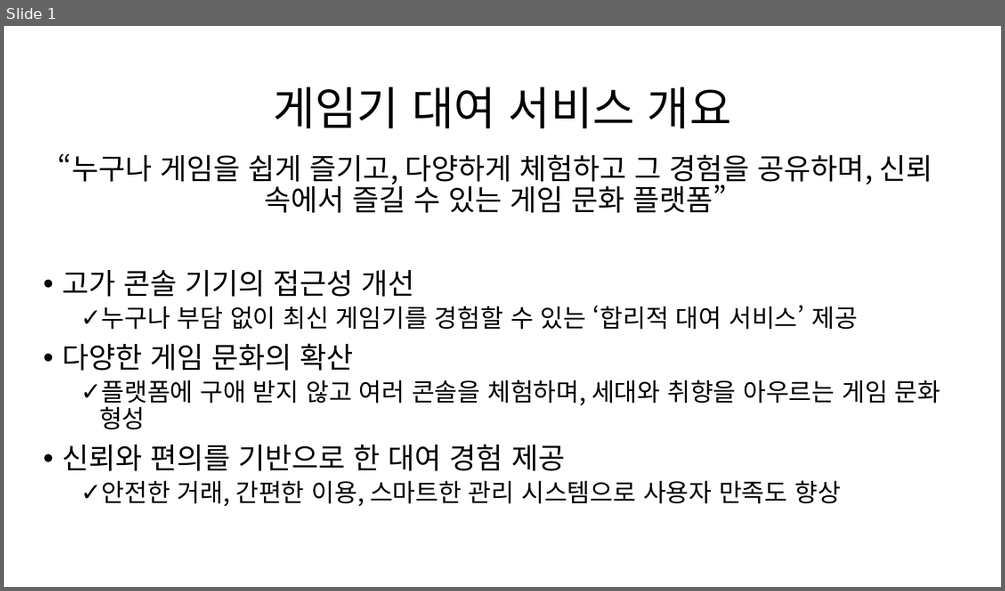
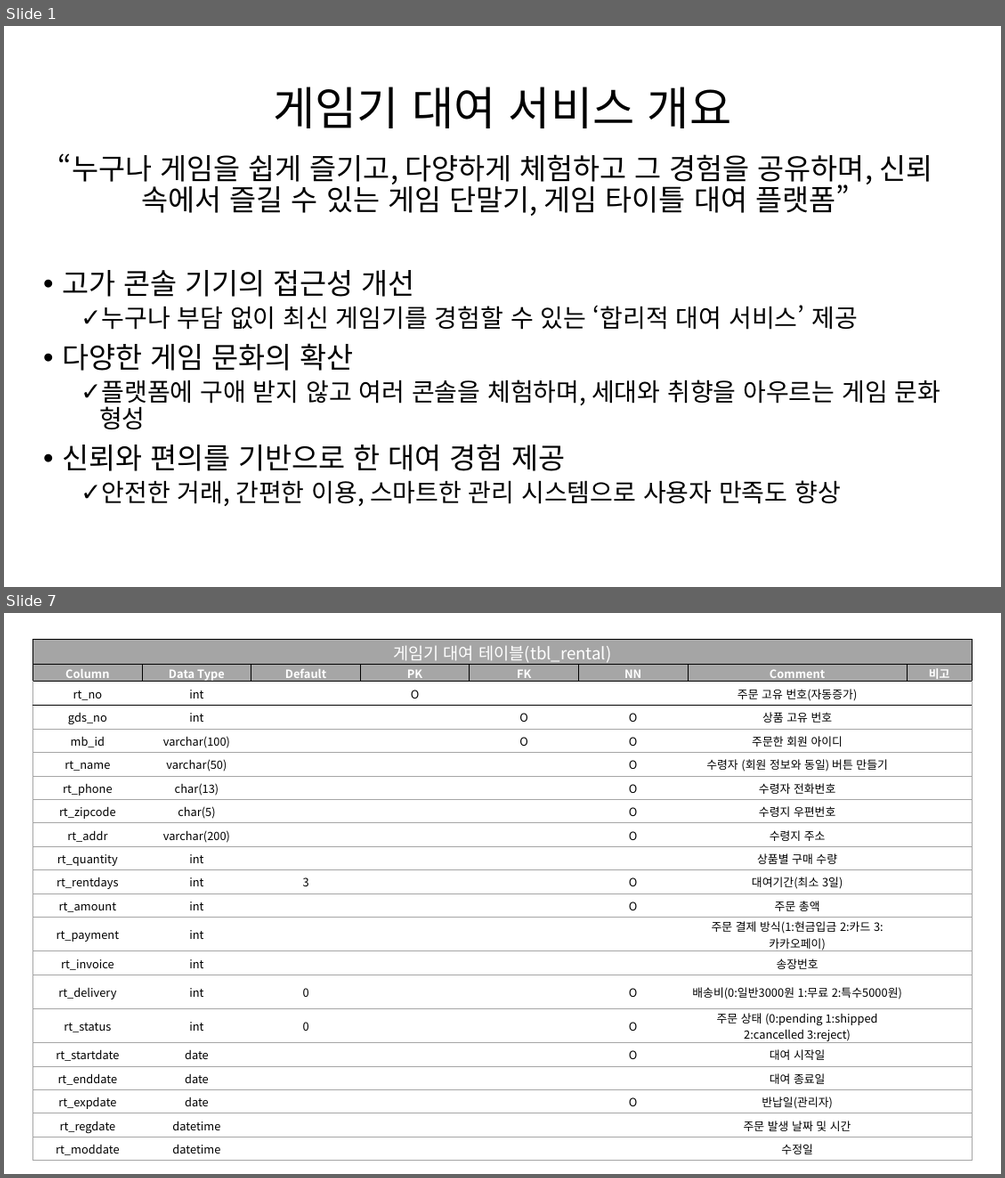
Before and after one commit to gamepex/project, a slide deck: 게임기 대여 서비스 설계도.pptx. Shown one above the other, each under a label of ours: slide 1 before the commit, slides 1 and 7 after it; the slides between them are not shown. The pictures are 1005x591 and 1005x1178 pixels, drawn with LibreOffice and Linux fonts; fonts in the diff are those of the drawing. Boxes give left, top, right and bottom in pixels: in the first picture for what was removed or moved away, otherwise in the second. Text is boxed around its words. In the diff, an @@ line names an element or a change of style, - is before the commit and + after.

```diff
--- a/게임기 대여 서비스 설계도.pptx
+++ b/게임기 대여 서비스 설계도.pptx
@@ slide 7 added at <box>4,613,1001,1174</box>, background #FFFFFF @@
@@ table added at <box>33,639,972,1159</box>, 21 rows, 8 columns @@
+게임기 대여 테이블(tbl_rental) |  |  |  |  |  |  | 
+Column | Data Type | Default | PK | FK | NN | Comment | 비고
+rt_no | int |  | O |  |  | 주문 고유 번호(자동증가) | 
+gds_no | int |  |  | O | O | 상품 고유 번호 | 
+mb_id | varchar(100) |  |  | O | O | 주문한 회원 아이디 | 
+rt_name | varchar(50) |  |  |  | O | 수령자 (회원 정보와 동일) 버튼 만들기 | 
+rt_phone | char(13) |  |  |  | O | 수령자 전화번호 | 
+rt_zipcode | char(5) |  |  |  | O | 수령지 우편번호 | 
+rt_addr | varchar(200) |  |  |  | O | 수령지 주소 | 
+rt_quantity | int |  |  |  |  | 상품별 구매 수량 | 
+rt_rentdays | int | 3 |  |  | O | 대여기간(최소 3일) | 
+rt_amount | int |  |  |  | O | 주문 총액 | 
+rt_payment | int |  |  |  |  | 주문 결제 방식(1:현금입금 2:카드 3:카카오페이) | 
+rt_invoice | int |  |  |  |  | 송장번호 | 
+rt_delivery | int | 0 |  |  | O | 배송비(0:일반3000원 1:무료 2:특수5000원) | 
+rt_status | int | 0 |  |  | O | 주문 상태 (0:pending 1:shipped 2:cancelled 3:reject) | 
+rt_startdate | date |  |  |  | O | 대여 시작일 | 
+rt_enddate | date |  |  |  |  | 대여 종료일 | 
+rt_expdate | date |  |  |  | O | 반납일(관리자) | 
+rt_regdate | datetime |  |  |  |  | 주문 발생 날짜 및 시간 | 
+rt_moddate | datetime |  |  |  |  | 수정일 | 
@@ slide 1 changed as well @@
@@ text at <box>58,153,932,216</box>: text changed @@
-“누구나 게임을 쉽게 즐기고, 다양하게 체험하고 그 경험을 공유하며, 신뢰 속에서 즐길 수 있는 게임 문화 플랫폼”
+“누구나 게임을 쉽게 즐기고, 다양하게 체험하고 그 경험을 공유하며, 신뢰 속에서 즐길 수 있는 게임 단말기, 게임 타이틀 대여 플랫폼”
```
Also in this commit, not shown: 9 other slides added, 2 slides removed, 24 other files.
